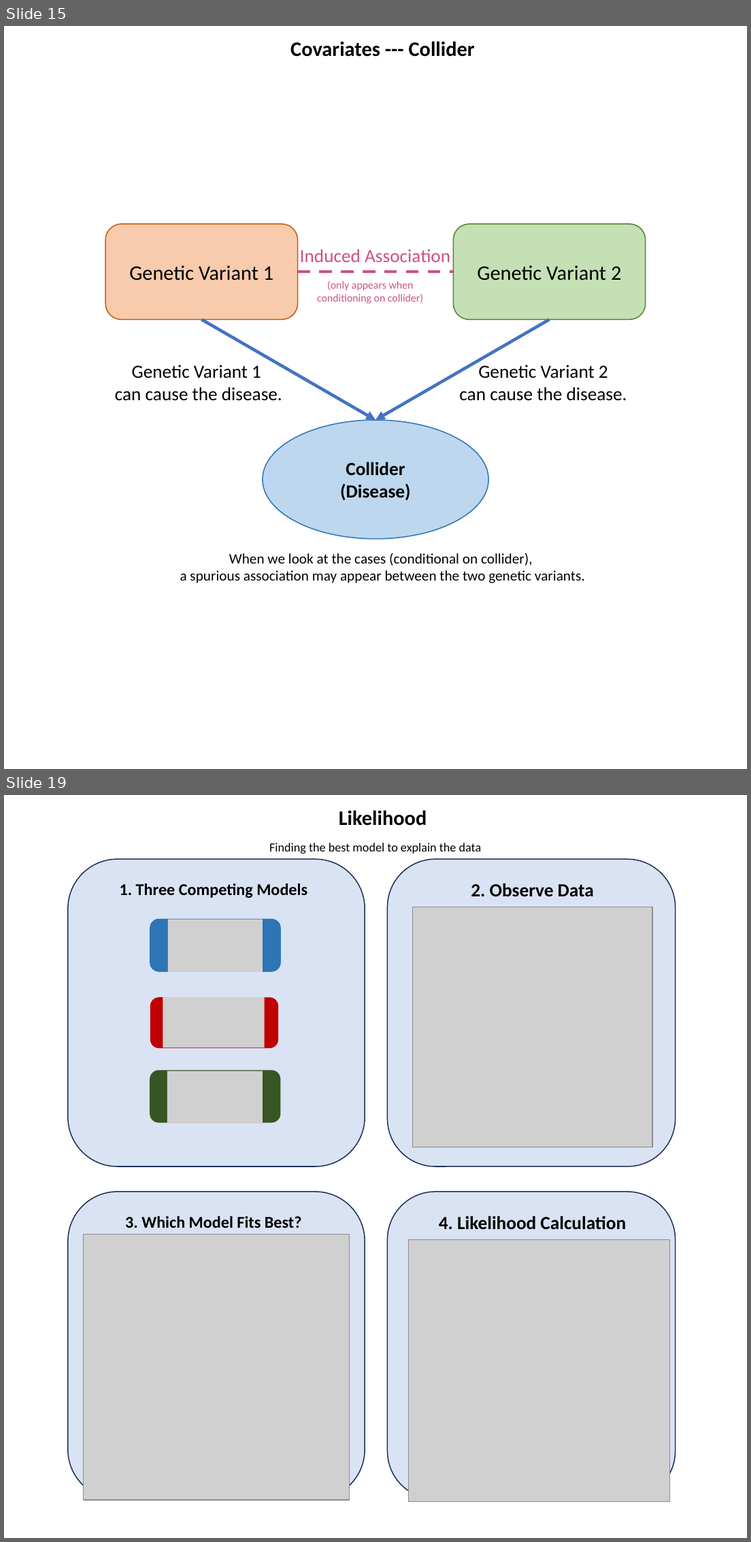
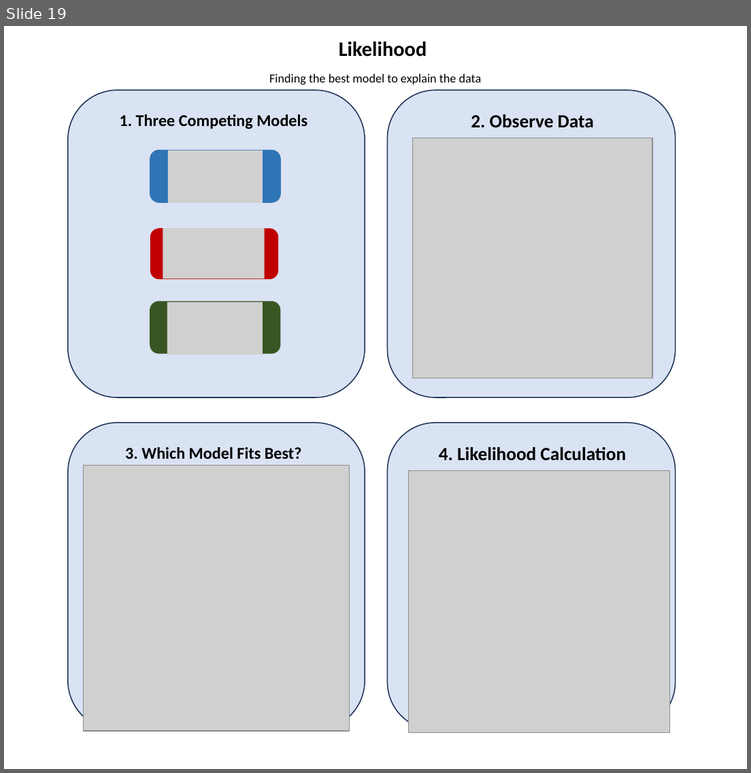
Before and after one commit to StatFunGen/statgen-prerequisites, a slide deck: graphical_summary/slides.pptx. Shown one above the other, each under a label of ours: slides 15 and 19 before the commit, slide 19 after it; the slides between them are not shown. The pictures are 751x1542 and 751x773 pixels, drawn with LibreOffice and Linux fonts; fonts in the diff are those of the drawing; grey boxes stand for pictures. Boxes give left, top, right and bottom in pixels: in the first picture for what was removed or moved away, otherwise in the second. Text is boxed around its words. In the diff, an @@ line names an element or a change of style, - is before the commit and + after.

```diff
--- a/graphical_summary/slides.pptx
+++ b/graphical_summary/slides.pptx
@@ slide 15 removed at [4,26,747,769], background #FFFFFF @@
@@ text removed at [290,41,475,57] @@
-Covariates --- Collider
@@ rounded rectangle removed at [106,223,298,319] @@
-Genetic Variant 1
@@ rounded rectangle removed at [453,223,645,319] @@
-Genetic Variant 2
@@ text removed at [300,249,450,262] @@
-Induced Association
@@ line removed from (297, 271) to (453, 271) @@
@@ text removed at [317,280,423,303] @@
-(only appears when conditioning on collider)
@@ arrow removed from (201, 319) to (375, 420) @@
@@ arrow removed from (549, 319) to (375, 420) @@
@@ text removed at [115,365,282,401] @@
-Genetic Variant 1
-can cause the disease.
@@ text removed at [459,365,627,401] @@
-Genetic Variant 2
-can cause the disease.
@@ ellipse removed at [262,420,488,538] @@
-Collider
-(Disease)
@@ text removed at [180,552,585,583] @@
-When we look at the cases (conditional on collider),
-a spurious association may appear between the two genetic variants.
```
Also in this commit, not shown: 5 slides changed, 2 slides added, 1 other slide removed, 26 other files.
